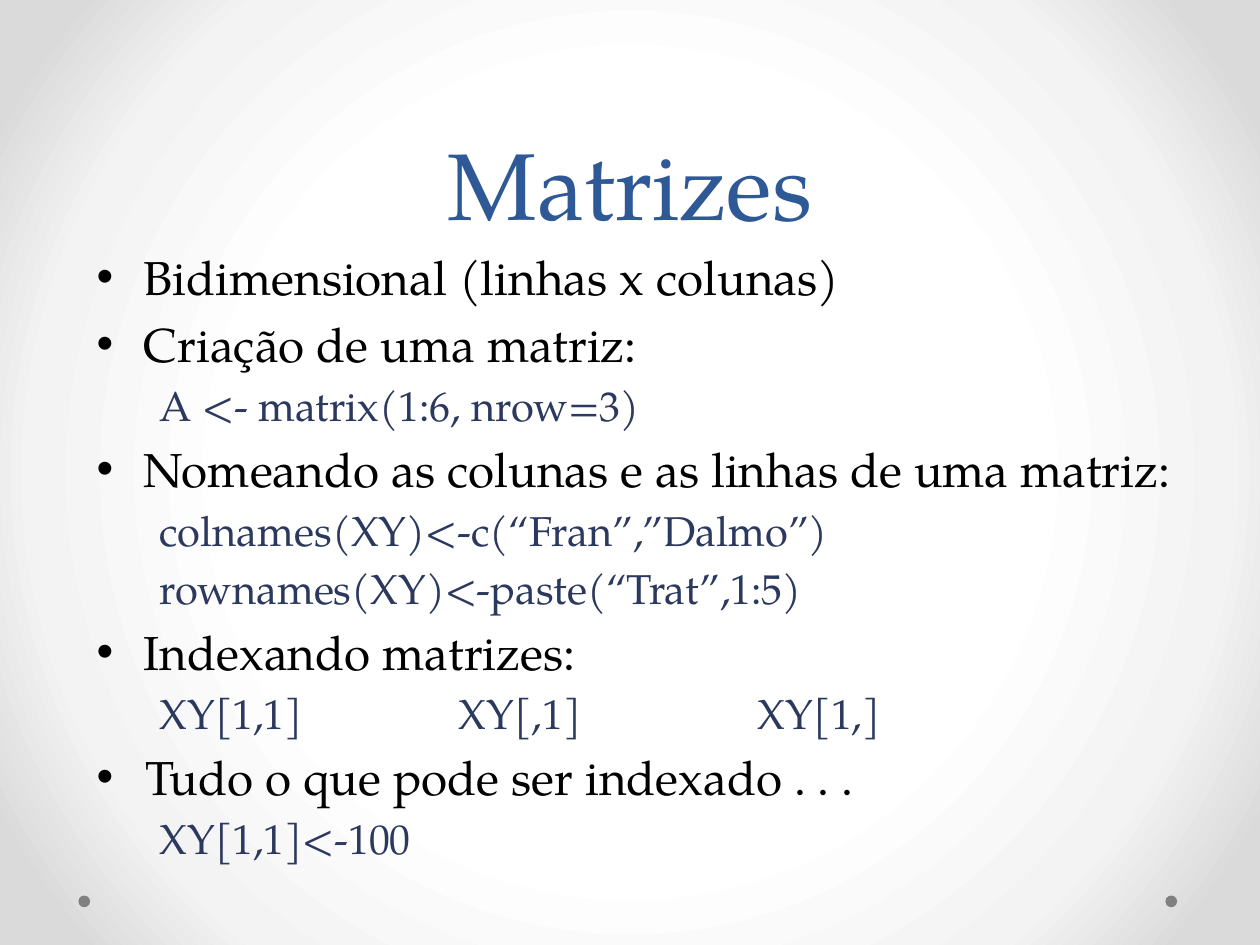
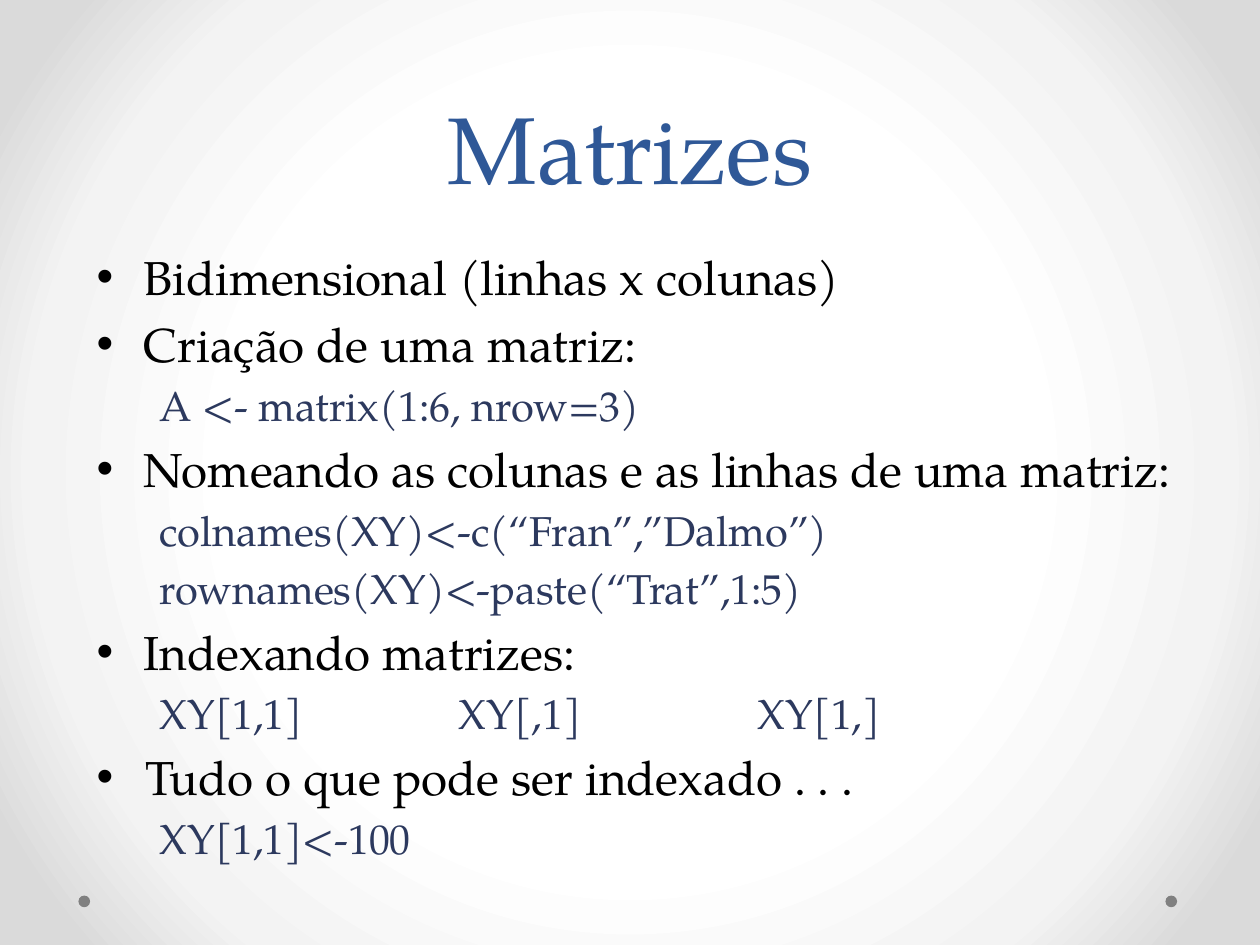
Before and after one commit to vanderfsouza/CursoR, a slide deck: slide 15 of Introdução ao R.pptx. Drawn at 1260x945 pixels with LibreOffice and Linux fonts; fonts in the diff are those of the drawing. Boxes give left, top, right and bottom in pixels: in the first picture for what was removed or moved away, otherwise in the second. Text is boxed around its words. In the diff, an @@ line names an element or a change of style, - is before the commit and + after.

```diff
--- a/Introdução ao R.pptx
+++ b/Introdução ao R.pptx
@@ title "Matrizes": place and size @@
-title "Matrizes" at [448, 154, 812, 222]
+title "Matrizes" at [448, 118, 812, 186]
```
Also in this commit, not shown: 1 other slide changed, 1 other file.
